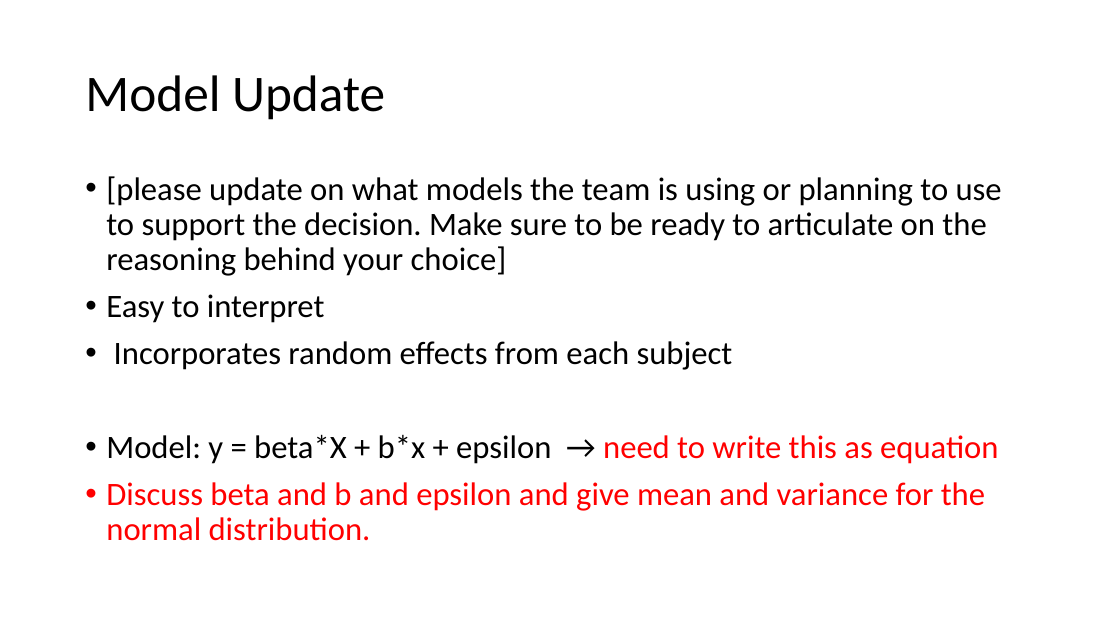
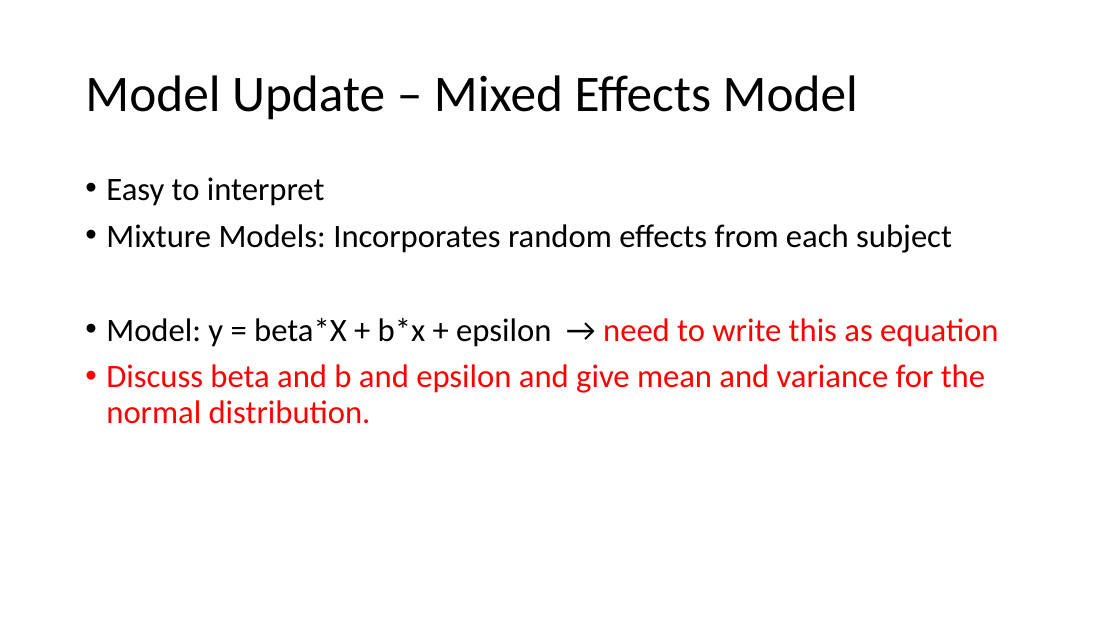
Before and after one commit to donaldsonm731/Asthma_Prediction, a slide deck: slide 11 of Mid_Semester_Pres.pptx (slide 12 before the commit). Drawn at 1120x630 pixels with LibreOffice and Linux fonts; fonts in the diff are those of the drawing. Boxes give left, top, right and bottom in pixels: in the first picture for what was removed or moved away, otherwise in the second. Text is boxed around its words. In the diff, an @@ line names an element or a change of style, - is before the commit and + after.

```diff
--- a/Mid_Semester_Pres.pptx
+++ b/Mid_Semester_Pres.pptx
@@ title at bbox=[85, 75, 858, 120]: text changed @@
-Model Update
+Model Update – Mixed Effects Model
@@ text at bbox=[106, 176, 1002, 276]: paragraph removed @@
-• [please update on what models the team is using or planning to use to support the decision. Make sure to be ready to articulate on the reasoning behind your choice]
@@ text at bbox=[106, 224, 952, 253]: text changed @@
-• Incorporates random effects from each subject
+• Mixture Models: Incorporates random effects from each subject
```
Also in this commit, not shown: 7 other slides changed, 1 slide added, 1 slide removed.
